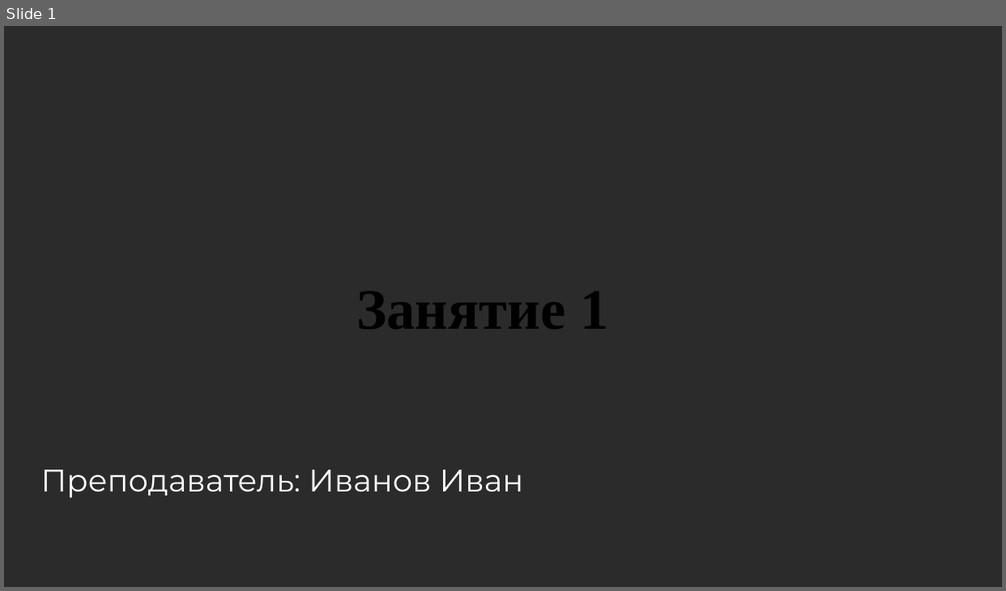
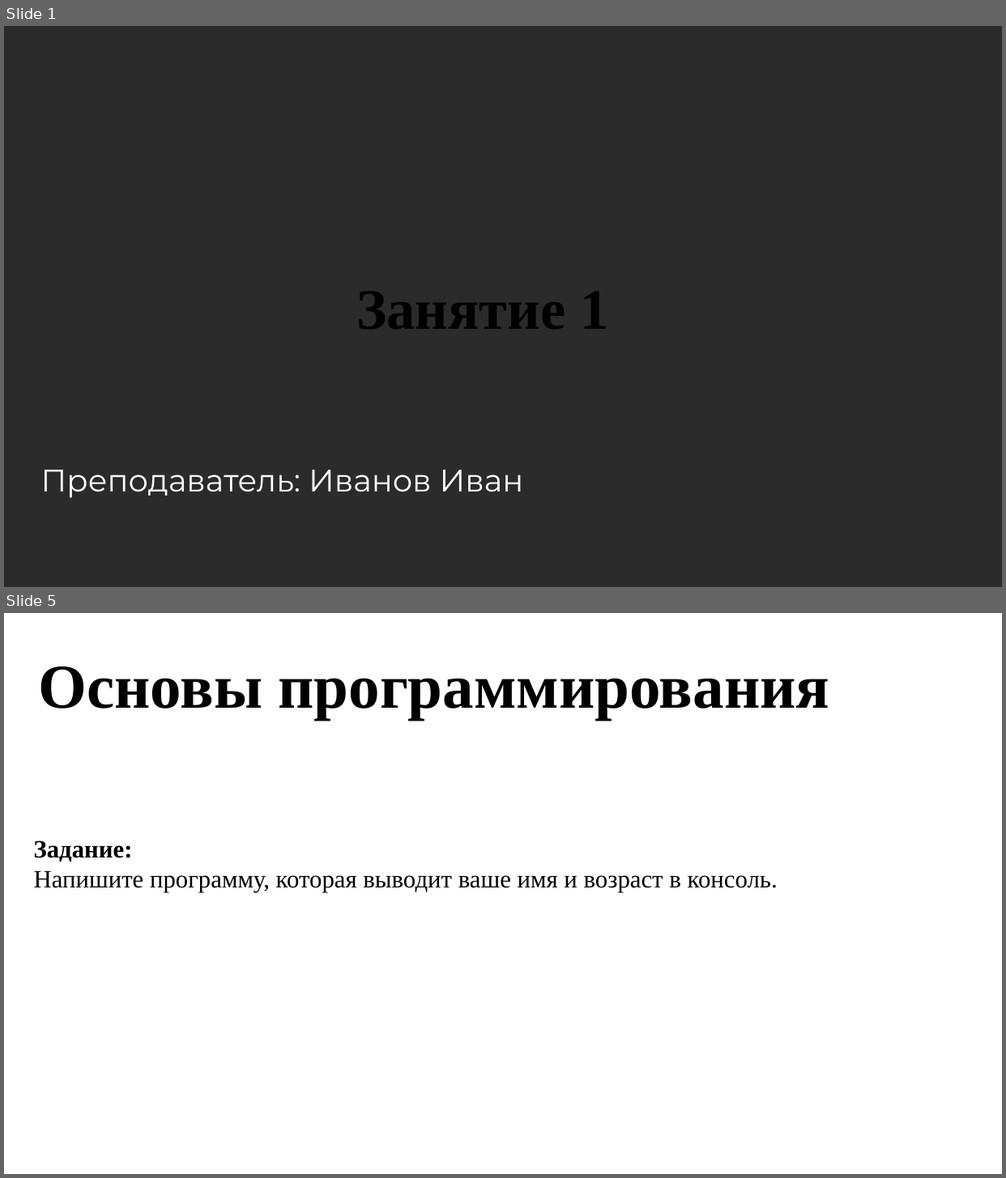
Before and after one commit to zero973/CsharpCourse, a slide deck: 1 занятие/Презентация.pptx. Shown one above the other, each under a label of ours: slide 1 before the commit, slides 1 and 5 after it; the slides between them are not shown. The pictures are 1006x591 and 1006x1178 pixels, drawn with LibreOffice and Linux fonts; fonts in the diff are those of the drawing; background and template pictures are left out; a plain dark background stands for a picture behind light text. Boxes give left, top, right and bottom in pixels: in the first picture for what was removed or moved away, otherwise in the second. Text is boxed around its words. In the diff, an @@ line names an element or a change of style, - is before the commit and + after.

```diff
--- a/1 занятие/Презентация.pptx
+++ b/1 занятие/Презентация.pptx
@@ slide 5 added at (x1=4, y1=613, x2=1002, y2=1174), background picture (left out) @@
@@ text added at (x1=39, y1=666, x2=829, y2=719), 60 pt, text #000000, bold @@
+Основы программирования
@@ text added at (x1=34, y1=841, x2=778, y2=892), 24 pt, text #000000 @@
+Задание:
+Напишите программу, которая выводит ваше имя и возраст в консоль.
```
Also in this commit, not shown: 7 other slides added, 2 slides removed, 5 other files.
